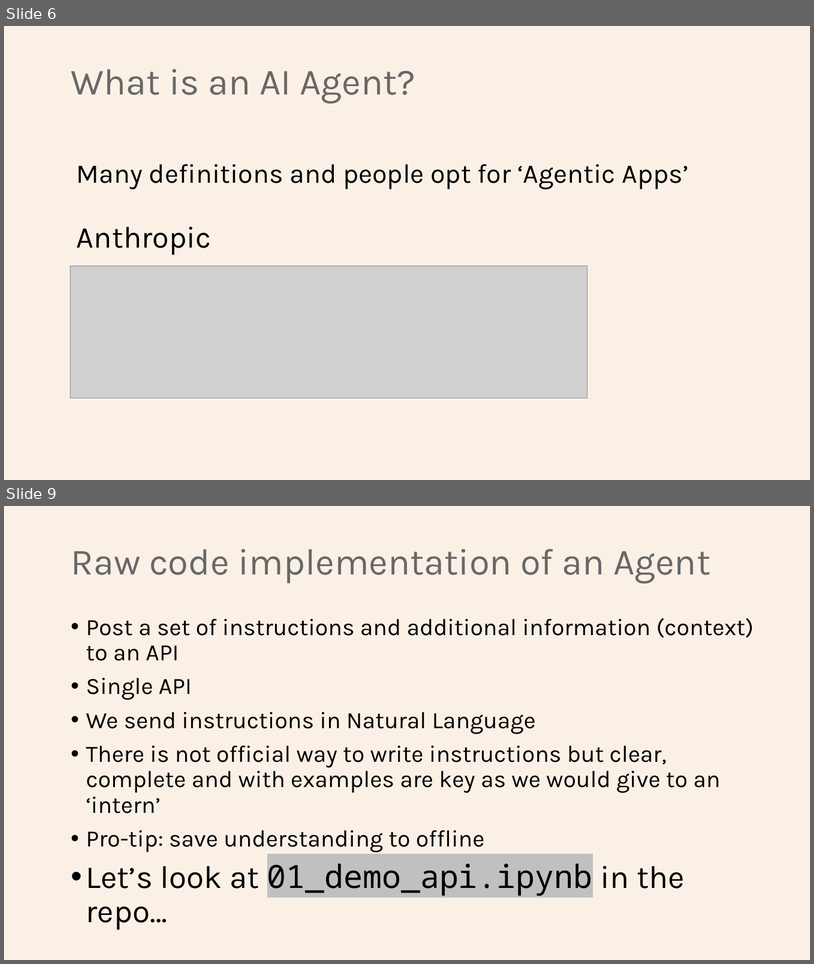
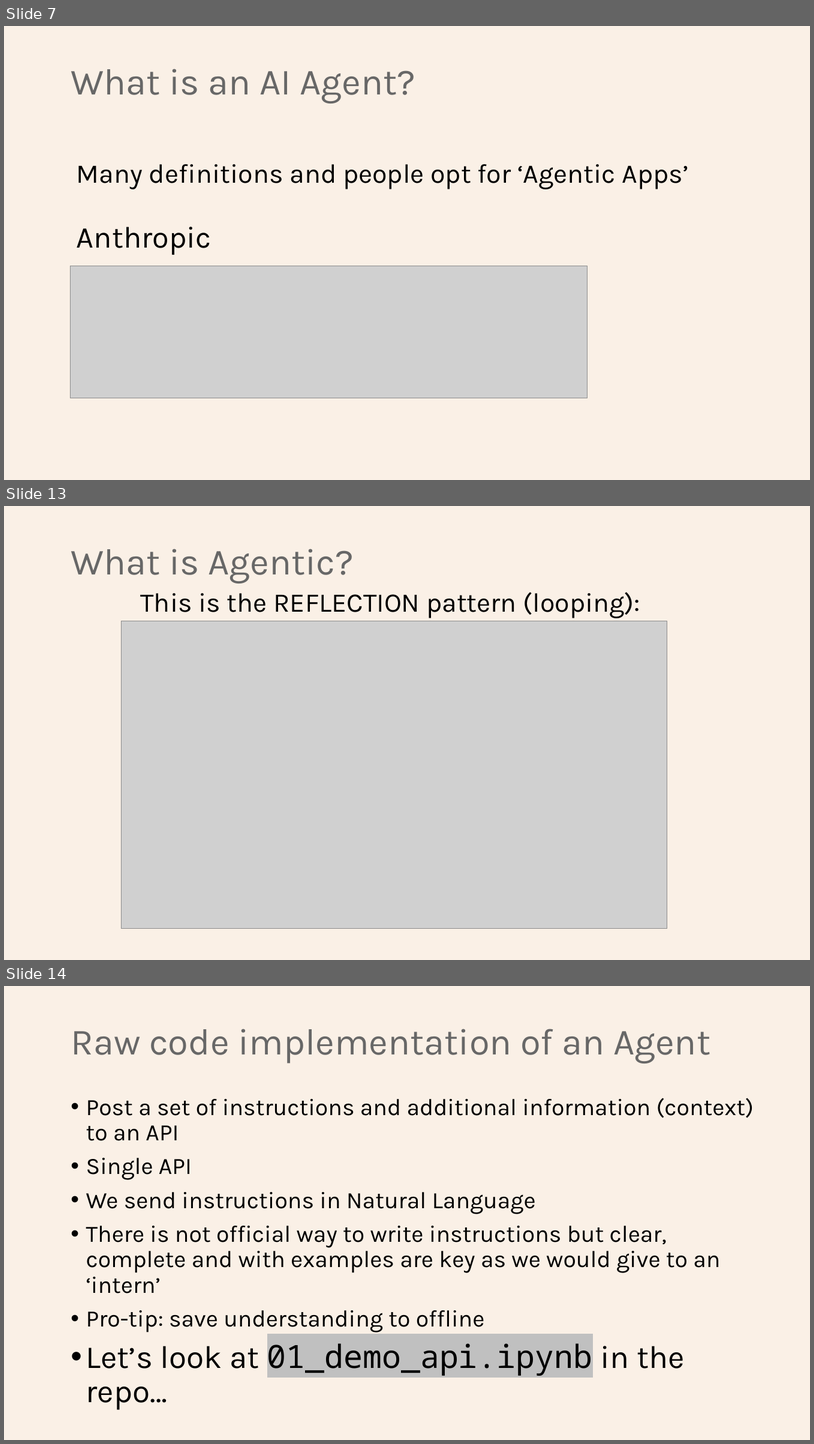
Before and after one commit to Python-Test-Engineer/earl2025, a slide deck: AI_Agents_in_the_Data_Pipeline.pptx. Shown one above the other, each under a label of ours: slides 6 and 9 before the commit, slides 7, 13 and 14 after it; the slides between them are not shown. The pictures are 814x964 and 814x1444 pixels, drawn with LibreOffice and Linux fonts; fonts in the diff are those of the drawing; grey boxes stand for pictures. Boxes give left, top, right and bottom in pixels: in the first picture for what was removed or moved away, otherwise in the second. Text is boxed around its words. In the diff, an @@ line names an element or a change of style, - is before the commit and + after.

```diff
--- a/AI_Agents_in_the_Data_Pipeline.pptx
+++ b/AI_Agents_in_the_Data_Pipeline.pptx
@@ slide 13 added at <box>4,506,810,960</box>, background #FAF0E6 @@
@@ title added at <box>71,549,354,583</box>, 44 pt, text #676767 @@
+What is Agentic?
@@ text added at <box>141,592,641,618</box>, 32 pt, text #000000 @@
+This is the REFLECTION pattern (looping):
@@ picture added at <box>122,621,667,928</box> @@
@@ what was slide 6 is now slide 7 @@
@@ what was slide 9 is now slide 14 @@
```
Also in this commit, not shown: 1 slide changed, 5 other slides added, 1 slide removed, 6 other files.
